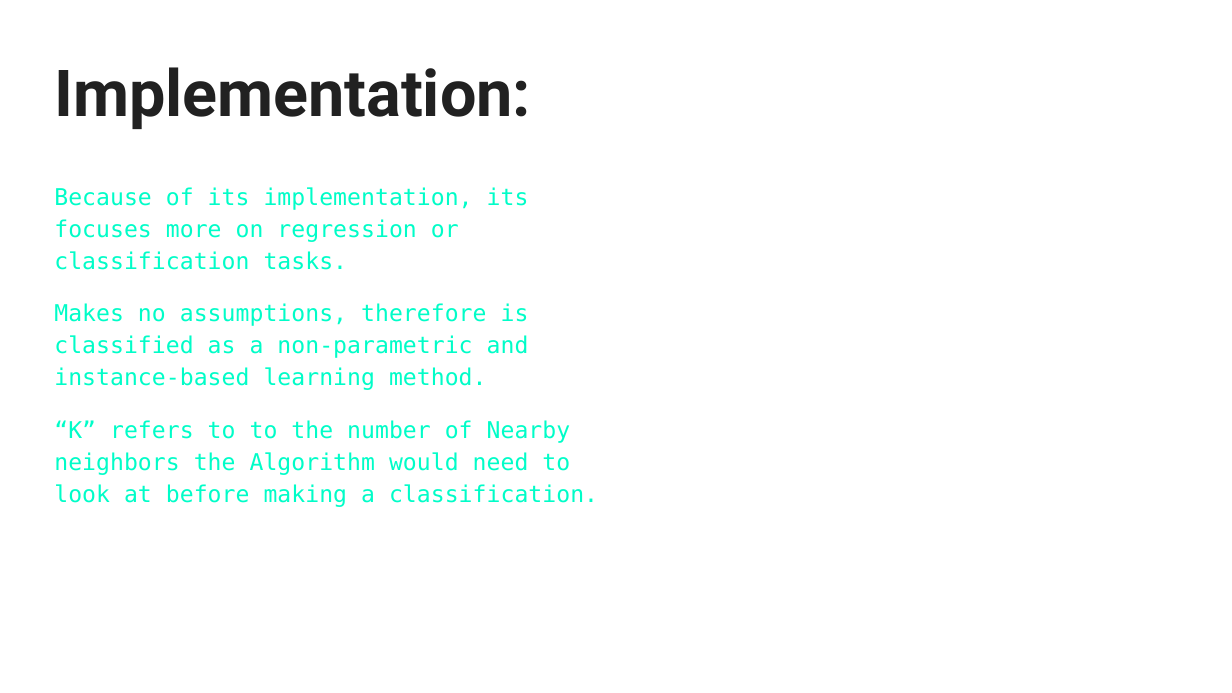
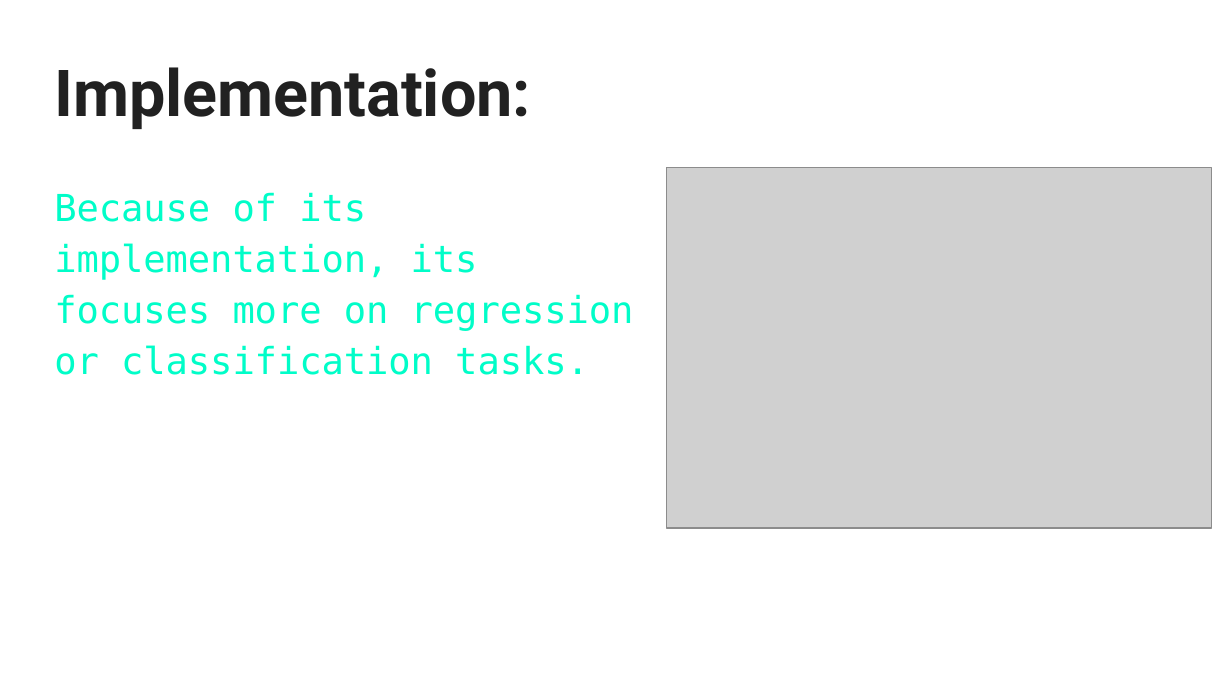
Before and after one commit to TrentNation/Data-Mining-Project-UG14, a slide deck: slide 8 of k-Nearest Neighbors (k-NN) Classification _ Regression.pptx (slide 3 before the commit). Drawn at 1232x693 pixels with LibreOffice and Linux fonts; fonts in the diff are those of the drawing; grey boxes stand for pictures. Boxes give left, top, right and bottom in pixels: in the first picture for what was removed or moved away, otherwise in the second. Text is boxed around its words. In the diff, an @@ line names an element or a change of style, - is before the commit and + after.

```diff
--- a/k-Nearest Neighbors (k-NN) Classification _ Regression.pptx
+++ b/k-Nearest Neighbors (k-NN) Classification _ Regression.pptx
@@ text "Because of its implementation, its ..." at (x1=54, y1=192, x2=634, y2=375): size 13.5 to 21.7 pt @@
@@ picture added at (x1=667, y1=168, x2=1211, y2=527) @@
@@ text at (x1=54, y1=303, x2=598, y2=507): paragraphs removed @@
-Makes no assumptions, therefore is classified as a non-parametric and instance-based learning method.
-“K” refers to to the number of Nearby neighbors the Algorithm would need to look at before making a classification.
```
Also in this commit, not shown: 4 other slides changed, 9 slides added, 2 slides removed.
